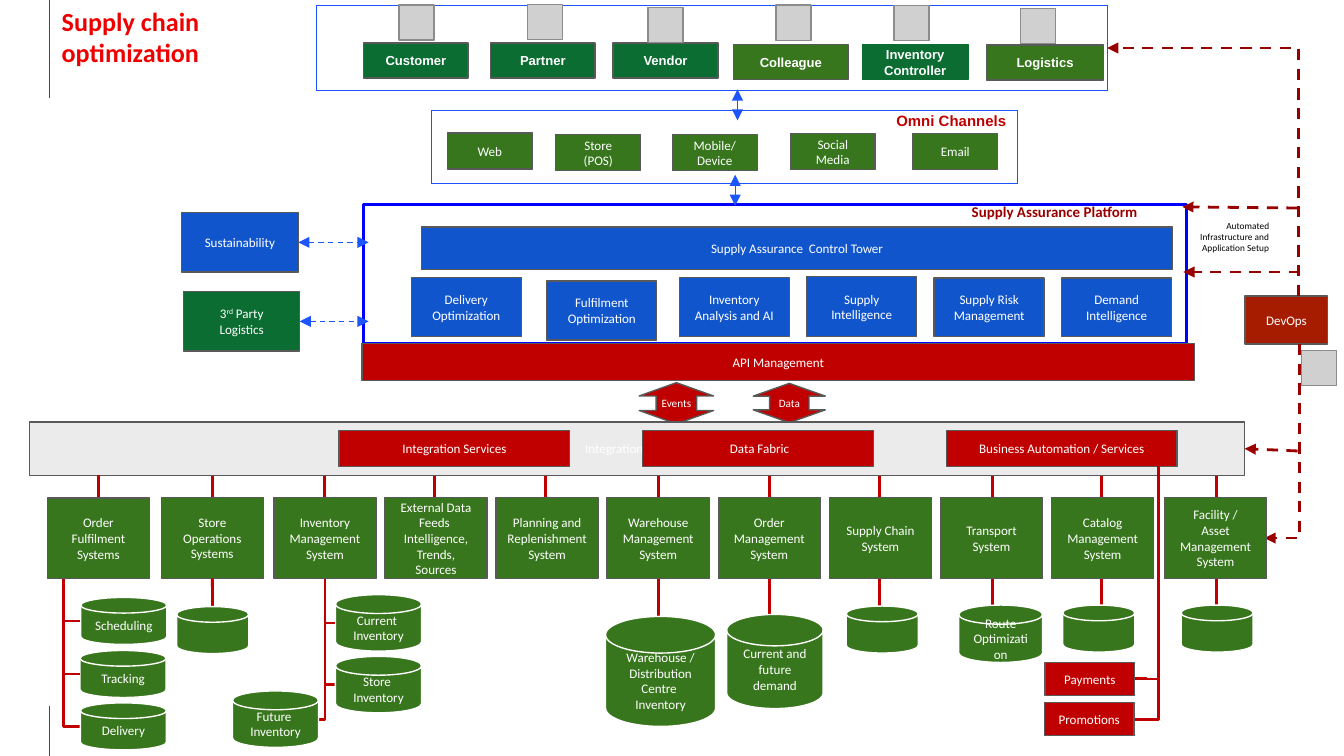
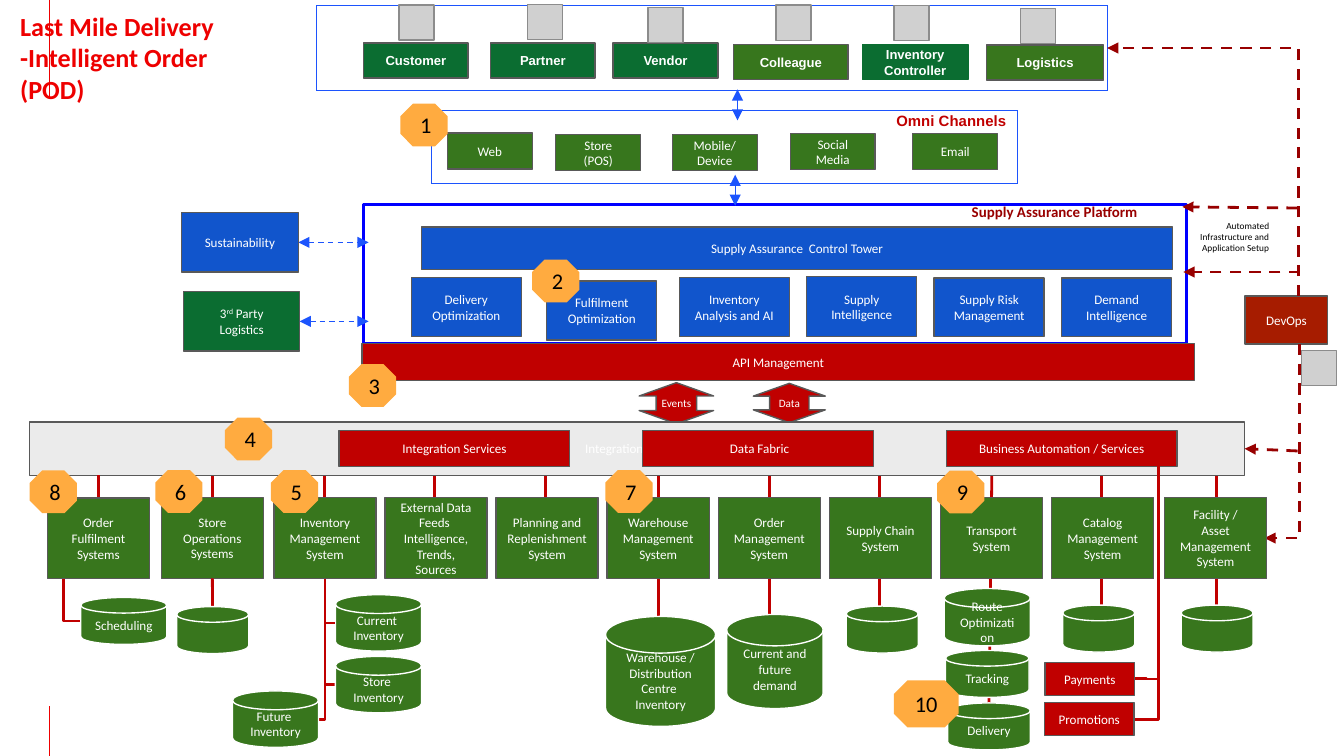
Before and after one commit to brucedkyle/architectures, a slide deck: slide 8 of docs/sustainability/downloads/InventoryOptimisation.pptx (slide 7 before the commit). Drawn at 1344x756 pixels with LibreOffice and Linux fonts; fonts in the diff are those of the drawing; grey boxes stand for pictures; background and template pictures are left out. Boxes give left, top, right and bottom in pixels: in the first picture for what was removed or moved away, otherwise in the second. Text is boxed around its words. In the diff, an @@ line names an element or a change of style, - is before the commit and + after.

```diff
--- a/docs/sustainability/downloads/InventoryOptimisation.pptx
+++ b/docs/sustainability/downloads/InventoryOptimisation.pptx
@@ subtitle added at box(20, 15, 214, 103), 14 pt, text #EE0000, bold @@
+Last Mile Delivery
+-Intelligent Order (POD)
@@ subtitle removed at box(62, 12, 199, 66) @@
-Supply chain optimization
@@ octagon added at box(401, 103, 448, 146), fill #FFAB40, 12 pt, text #000000 @@
+1
@@ octagon added at box(532, 259, 579, 302), fill #FFAB40, 12 pt, text #000000 @@
+2
@@ octagon added at box(349, 364, 396, 407), fill #FFAB40, 12 pt, text #000000 @@
+3
@@ octagon added at box(224, 418, 271, 461), fill #FFAB40, 12 pt, text #000000 @@
+4
@@ line moved from (992, 449) - (992, 621) to (992, 449) - (989, 703) @@
@@ octagon added at box(30, 470, 77, 513), fill #FFAB40, 12 pt, text #000000 @@
+8
@@ octagon added at box(156, 470, 203, 513), fill #FFAB40, 12 pt, text #000000 @@
+6
@@ octagon added at box(271, 470, 319, 513), fill #FFAB40, 12 pt, text #000000 @@
+5
@@ octagon added at box(605, 470, 652, 513), fill #FFAB40, 12 pt, text #000000 @@
+7
@@ octagon added at box(937, 470, 984, 513), fill #FFAB40, 12 pt, text #000000 @@
+9
@@ elbow line removed from (63, 577) to (81, 675) @@
@@ elbow line removed from (63, 581) to (81, 727) @@
@@ cylinder "Route Optimization": place and size @@
-cylinder "Route Optimization" at box(958, 605, 1042, 663)
+cylinder "Route Optimization" at box(943, 589, 1030, 646)
@@ cylinder "Tracking": place and size @@
-cylinder "Tracking" at box(81, 650, 167, 698)
+cylinder "Tracking" at box(946, 650, 1030, 698)
@@ octagon added at box(894, 680, 958, 727), fill #FFAB40, 12 pt, text #000000 @@
+10
@@ cylinder "Delivery": place and size @@
-cylinder "Delivery" at box(81, 703, 167, 750)
+cylinder "Delivery" at box(948, 703, 1031, 750)
```
Also in this commit, not shown: 3 other slides changed, 1 slide added, 10 other files.
